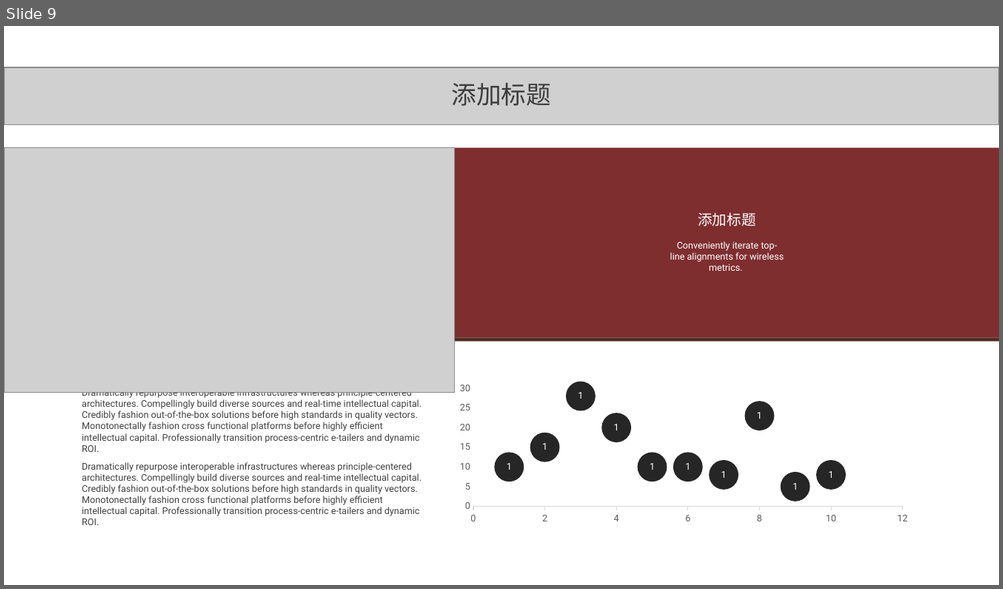
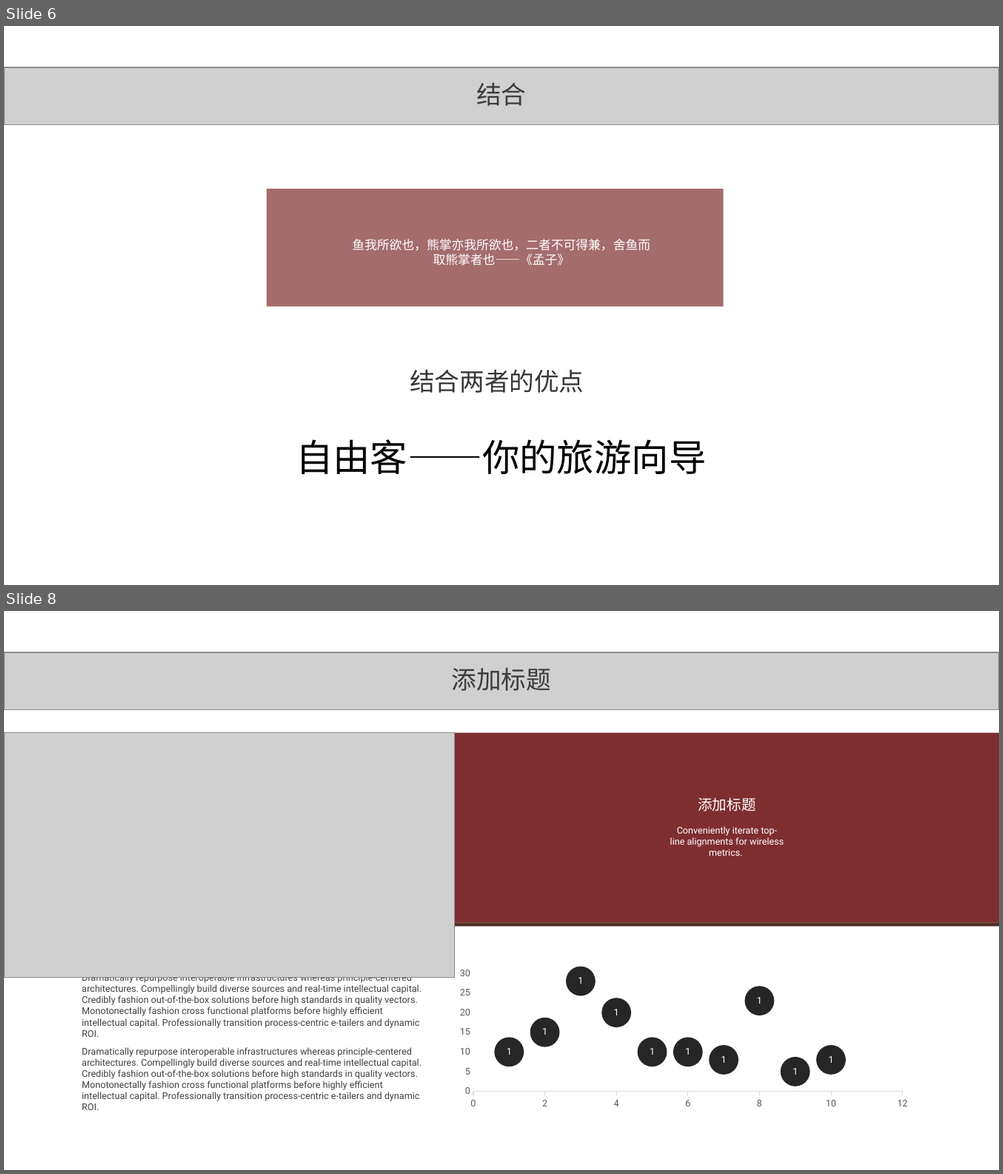
Before and after one commit to aopstudio/Notes, a slide deck: 移动互联导论作业-软件1607-20165018-岑哲栋.pptx. Shown one above the other, each under a label of ours: slide 9 before the commit, slides 6 and 8 after it; the slides between them are not shown. The pictures are 1003x589 and 1003x1174 pixels, drawn with LibreOffice and Linux fonts; fonts in the diff are those of the drawing; grey boxes stand for pictures. Boxes give left, top, right and bottom in pixels: in the first picture for what was removed or moved away, otherwise in the second. Text is boxed around its words. In the diff, an @@ line names an element or a change of style, - is before the commit and + after.

```diff
--- a/移动互联导论作业-软件1607-20165018-岑哲栋.pptx
+++ b/移动互联导论作业-软件1607-20165018-岑哲栋.pptx
@@ slide 6 added at box(4, 26, 999, 585), background #FFFFFF @@
@@ picture added at box(4, 67, 999, 125) @@
@@ text added at box(476, 83, 526, 106), 24 pt, text #3C3C3C @@
+结合
@@ rectangle added at box(267, 189, 723, 306), fill #7F2E30 at 70% opacity @@
@@ text added at box(352, 239, 650, 266), 12 pt, text #FFFFFF @@
+鱼我所欲也，熊掌亦我所欲也，二者不可得兼，舍鱼而取熊掌者也——《孟子》
@@ text added at box(410, 369, 583, 393), 24 pt, text #363636 @@
+结合两者的优点
@@ text added at box(296, 440, 706, 474), 36 pt, text #000000 @@
+自由客——你的旅游向导
@@ what was slide 9 is now slide 8 @@
```
Also in this commit, not shown: 6 other slides added, 8 slides removed, 4 other files.
